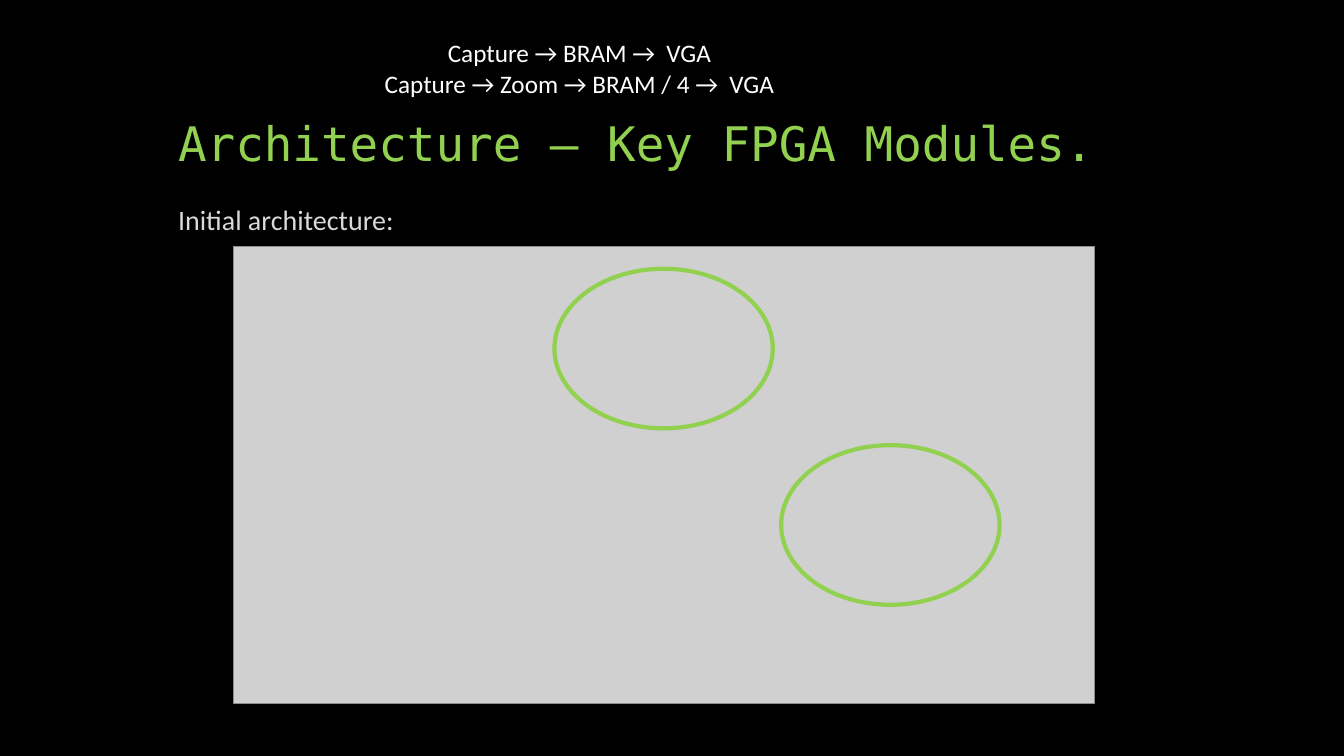
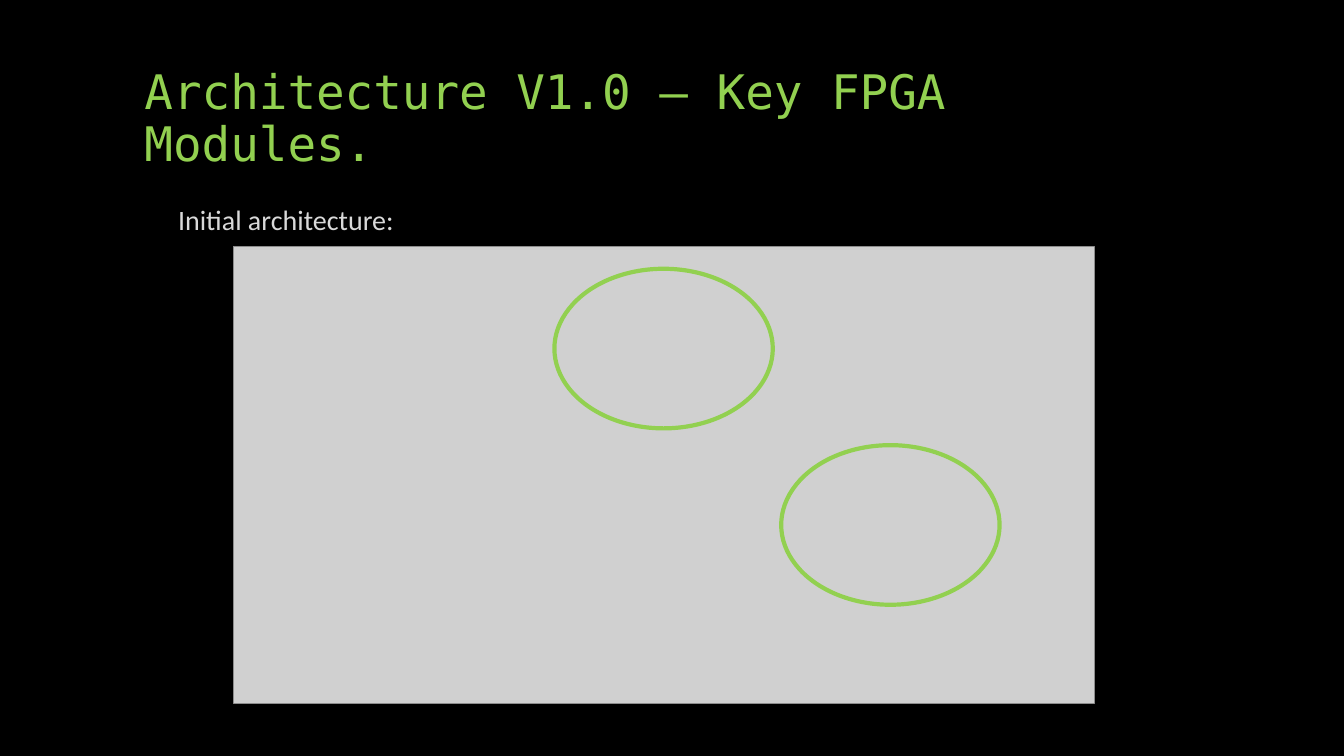
Before and after one commit to idowein/FPGA-image-interpolator, a slide deck: slide 5 of datasheets/Digital Zoom presentation.pptx. Drawn at 1344x756 pixels with LibreOffice and Linux fonts; fonts in the diff are those of the drawing; grey boxes stand for pictures. Boxes give left, top, right and bottom in pixels: in the first picture for what was removed or moved away, otherwise in the second. Text is boxed around its words. In the diff, an @@ line names an element or a change of style, - is before the commit and + after.

Commit message:
Digital Zoom presentation - v4.0

```diff
--- a/datasheets/Digital Zoom presentation.pptx
+++ b/datasheets/Digital Zoom presentation.pptx
@@ text removed at bbox=[385, 45, 773, 97] @@
-Capture → BRAM → VGA
-Capture → Zoom → BRAM / 4 → VGA
@@ title at bbox=[144, 73, 945, 162]: text changed @@
-Architecture – Key FPGA Modules.
+Architecture V1.0 – Key FPGA Modules.
```
Also in this commit, not shown: 5 other slides changed, 3 slides added, 2 slides removed.
